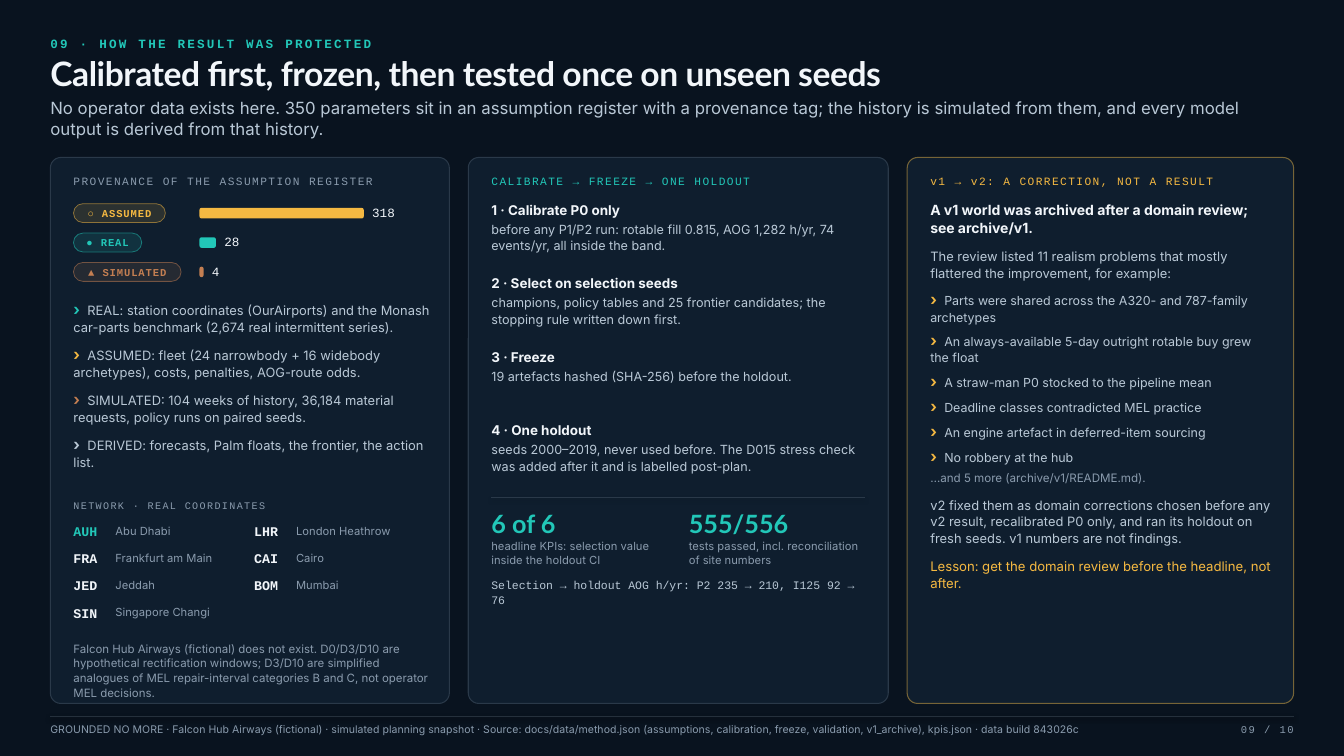
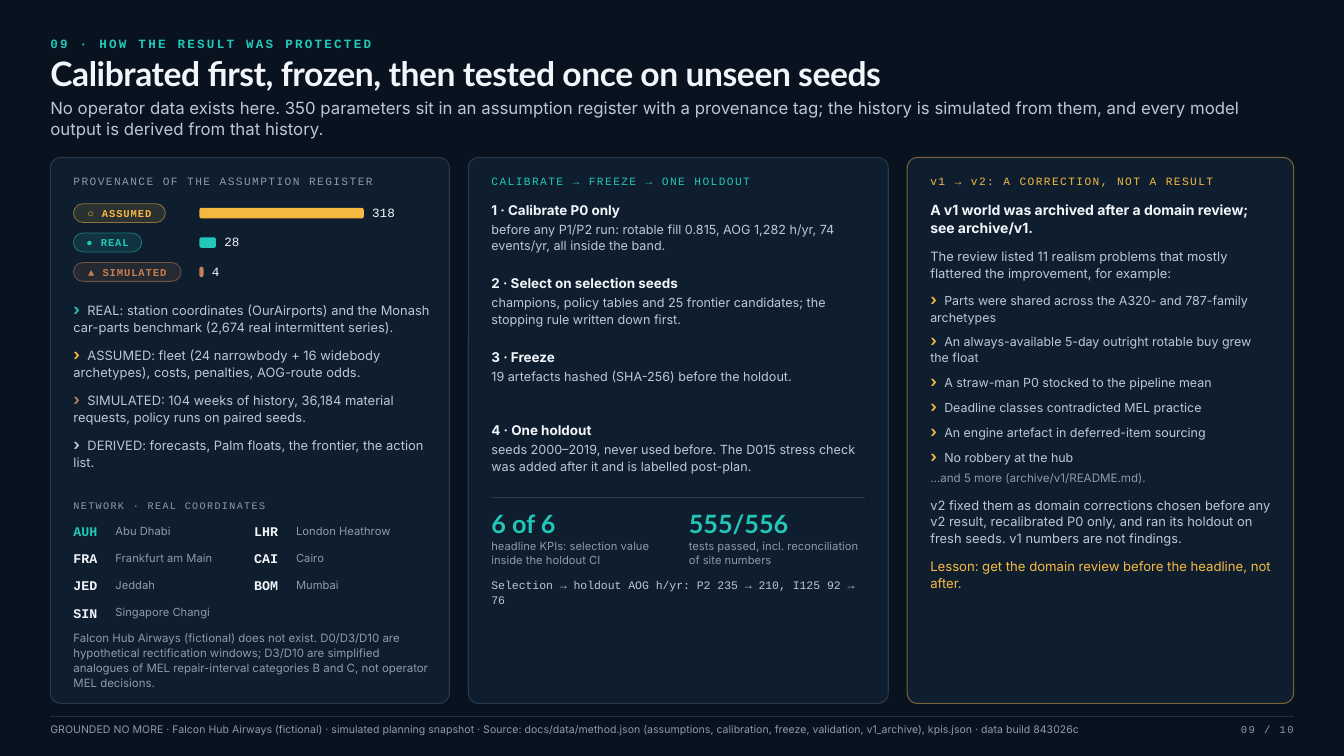
Before and after one commit to akashgajjar07-hue/grounded-no-more, a slide deck: slide 9 of presentations/case_study_deck.pptx. Drawn at 1344x756 pixels with LibreOffice and Linux fonts; fonts in the diff are those of the drawing; background and template pictures are left out. Boxes give left, top, right and bottom in pixels: in the first picture for what was removed or moved away, otherwise in the second. Text is boxed around its words. In the diff, an @@ line names an element or a change of style, - is before the commit and + after.

```diff
--- a/presentations/case_study_deck.pptx
+++ b/presentations/case_study_deck.pptx
@@ text "Falcon Hub Airways (fictional) does ...": place and size @@
-text "Falcon Hub Airways (fictional) does ..." at bbox=[73, 644, 428, 697]
+text "Falcon Hub Airways (fictional) does ..." at bbox=[73, 633, 428, 687]
```
Also in this commit, not shown: 1 other slide changed, 3 other files.
